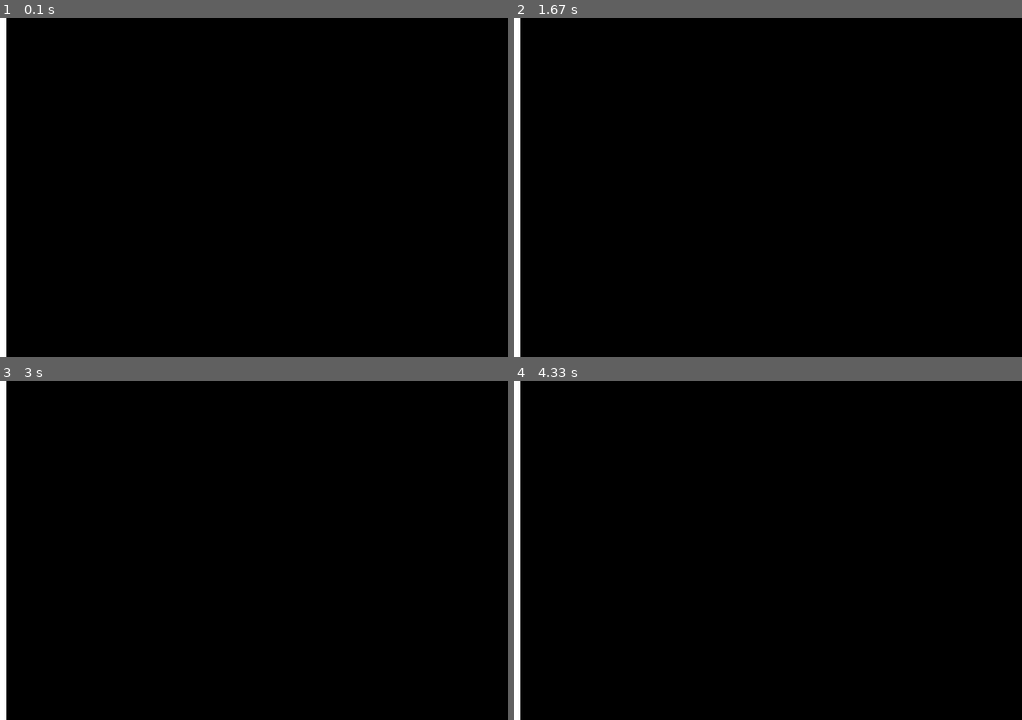
Above: before the commit, frames 1-4 (two rows, left to right).
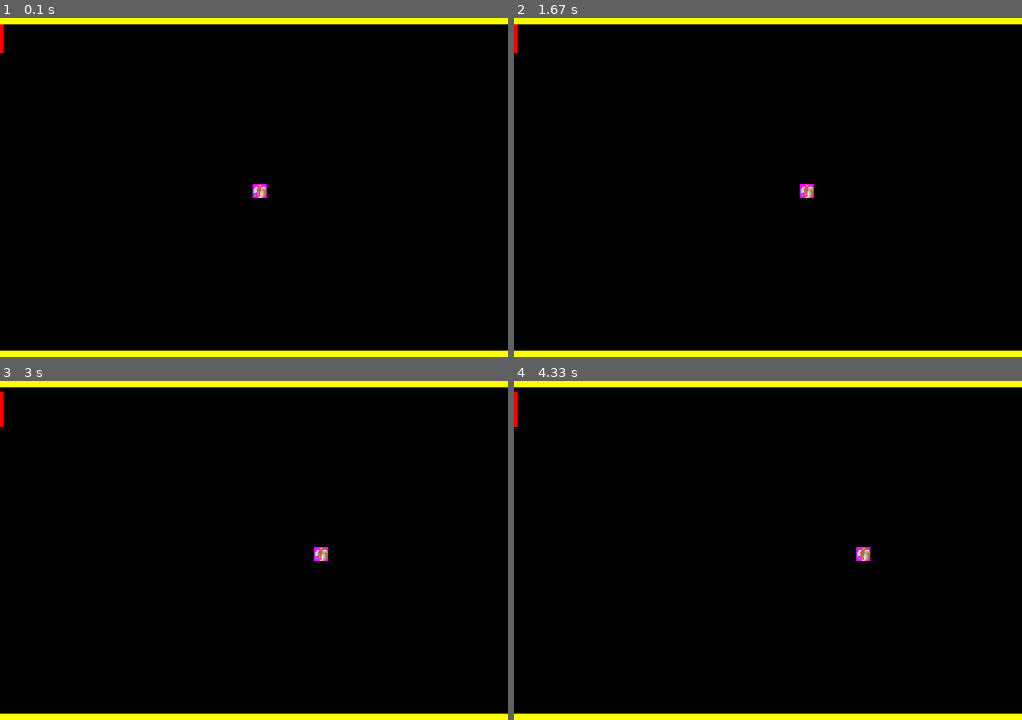
Above: after the commit, the same moments.

Repository: french-dev-tool/pygame_tute
Game: pygame game, started from pong/__main__.py
Two runs of this game, one before a commit and one after it. Both use one fixed random seed, a clock stepped at 60 frames per second and the inputs below.
Inputs:
- Up to frame 1 (0.1 s): no input
- Up to frame 2 (1.67 s): hold W 0.33-0.8 s; hold S 0.83-1.13 s; hold W 1.17-1.53 s; hold S from 1.57 s (still down)
- Up to frame 3 (3 s): release S at 1.93 s; hold W 1.97-2.27 s; hold S 2.3-2.6 s; hold W from 2.63 s (still down)
- Up to frame 4 (4.33 s): release W at 3 s; hold S 3.03-3.4 s; hold W 3.43-3.73 s; hold S 3.77-4.07 s; hold W from 4.1 s (still down)

The runs differ from the first frame. In frame 1, 5.1% of the frame differs, in the area x 0-100%, y 0-100%; in frame 2, 5.1%; in frame 3, 5.1%; in frame 4, 5.1%.

Commit message:
Implementing horizontal movement of the ball

Diff:
--- a/pong/__main__.py
+++ b/pong/__main__.py
@@ -3,49 +3,76 @@
 """
 import math
 import pygame
+import pygame.locals
+# from pygame import locals as pygame_locals
 # pylint: disable=no-name-in-module
 from pygame.constants import QUIT, KEYDOWN
 # pylint: enable=no-name-in-module
 
-from utils.constants import BOARD_HEIGHT, BOARD_WIDTH, BOARD_EDGE_MULTIPLIER
+from utils.constants import BOARD_HEIGHT, BOARD_WIDTH, BOARD_EDGE_MULTIPLIER, FPS
 from paddle.paddle import Paddle
 from board.board import Board
 from ball.ball import Ball
 
 border_width = math.floor(BOARD_EDGE_MULTIPLIER * BOARD_HEIGHT)
+border_color = pygame.Color("yellow")
+player_one_color = pygame.Color("red")
+player_two_color = pygame.Color("blue")
 
 
 def main():
     """Handles all logic associated with playing the game solo or with an opponent
     """
+    print('Initialising...')
     # Setup pygame before creating all of our objects
     # pylint: disable=no-member
     pygame.init()
     # pylint: enable=no-member
+    clock = pygame.time.Clock()
+
     screen = pygame.display.set_mode((BOARD_WIDTH, BOARD_HEIGHT))
-    pygame.draw.rect(screen, pygame.Color("white"),
-                     pygame.Rect((0, 0, border_width, BOARD_HEIGHT)))
+    border_t = pygame.draw.rect(screen, border_color,
+                                pygame.Rect((0, 0, BOARD_WIDTH, border_width)))
+
+    border_b_top_left = BOARD_HEIGHT - border_width
+    border_b = pygame.draw.rect(screen, border_color,
+                                pygame.Rect((0, border_b_top_left,
+                                             BOARD_WIDTH, border_width)))
+
     pygame.display.flip()
 
-    player_one = Paddle()
-    player_two = Paddle()
+    player_one = Paddle(1, player_one_color)
+    player_two = Paddle(2, player_two_color)
     ball = Ball()
-    board = Board(BOARD_HEIGHT, BOARD_WIDTH,
-                  BOARD_WIDTH * BOARD_EDGE_MULTIPLIER, player_one, player_two, ball)
+    board = Board(screen,
+                  BOARD_HEIGHT,
+                  BOARD_WIDTH,
+                  border_t,
+                  border_b,
+                  player_one,
+                  player_two,
+                  ball)
 
     print(player_one, board, ball)
-    # print(board.player_count)
+    board.draw()
 
+    # Main game loop
     while True:
+        ms_elapsed = clock.tick(FPS)
         for event in pygame.event.get():
-            print(event.type)
             if event.type == QUIT:
                 # pylint: disable=no-member
                 pygame.quit()
                 # pylint: enable=no-member
             if event.type == KEYDOWN:
-                print(event.type)
+                key = event.key
+                if key is pygame.locals.K_w:
+                    player_one.move_paddle(0, 15)
+                if key is pygame.locals.K_s:
+                    player_one.move_paddle(1, 15)
+        board.draw()
 
 
 if __name__ == '__main__':
+    pygame.init()
     main()
--- a/pong/ball/ball.py
+++ b/pong/ball/ball.py
@@ -2,7 +2,12 @@
 It is also responsible for updating the score of a paddle
 if it collides with the opposing wall
 """
-from utils.constants import INITIAL_BALL_RAD, INITIAL_BALL_SPEED
+from os import getcwd
+from os.path import join, abspath
+import pygame
+from utils.constants import (
+    INITIAL_BALL_RAD, INITIAL_BALL_SPEED, INITIAL_BALL_POS, BOARD_WIDTH
+)
 
 
 class Ball:
@@ -11,20 +16,34 @@
     """
 
     def __init__(self):
-        """Initialises the ball at x, y [0, 0], speed of [0, 0], and a
+        """Initialises the ball at x, y (0, 0), speed of (0, 0), and a
         radius of INITIAL_BALL_RAD pixels
         """
-        self.coords = [0, 0]
-        self.radius = INITIAL_BALL_RAD
+        self.coords = INITIAL_BALL_POS
+        self.diameter = 2 * INITIAL_BALL_RAD
         self.speed = INITIAL_BALL_SPEED
         self.color = (255, 0, 255)
+        self.image = pygame.transform.scale(pygame.image.load(
+            join(abspath(getcwd()), 'pong', 'images', 'intro_ball.gif')).convert(), (self.diameter, self.diameter))
 
-    def update_position(self):
+    def update(self):
         """Updates the position of the ball.
         """
-        pass
+        old_coords = self.coords
+        # Moving in the left-right direction its within the bounds of the board
+        if old_coords[0] + self.diameter <= BOARD_WIDTH and old_coords[0] >= 0:
+            new_coords = (old_coords[0] + self.speed[0], old_coords[1])
+        else:
+            new_coords = self.coords
+        self.coords = new_coords
 
-    def show(self):
+    def get_image(self):
+        """Returns the ball image
+        """
+        return self.image
+
+    def get_rect(self):
         """Shows the ball's current position.
         """
-        pass
+        ball_rect = pygame.Rect((self.coords), (self.diameter, self.diameter))
+        return ball_rect
--- a/pong/board/board.py
+++ b/pong/board/board.py
@@ -1,15 +1,18 @@
 """Board class of the pong game
 """
+import pygame
 
 
 class Board:
     """Board for the player or players to play on as a surface"""
 
-    def __init__(self, height, width, border_width, player_one, player_two, ball):
+    def __init__(self, screen, height, width, border_t, border_b, player_one, player_two, ball):
         """Initialise the board with height and width specified in utils.constants"""
+        self.screen = screen
         self.height = height
         self.width = width
-        self.border_width = border_width
+        self.border_t = border_t
+        self.border_b = border_b
         self.player_one = player_one
         self.player_two = player_two
         if player_two is None:
@@ -17,14 +20,6 @@
         else:
             self.player_count = 2
         self.ball = ball
-
-    def move_paddle(self, paddle, distance):
-        """Moves the paddle some distance in the vertical axis as long as the paddle is
-        within the bounds of the board
-        """
-        if paddle.coords[1] + distance < 0 or paddle.coords[1] + paddle.height + distance > self.height:
-            return
-        paddle.coords[1] = paddle.coords[1] + distance
 
     def update_score(self, ball_collided_with):
         """Update the score of the paddle that opposes the side of the board
@@ -38,5 +33,24 @@
             # update left paddle
             self.player_one.score = self.player_one.score + 1
 
-            pass
-        pass
+    def draw(self):
+        """Draw the board, with paddles and ball
+        """
+        bg_color = pygame.Color("black")
+
+        self.screen.fill(bg_color)
+
+        player_one_rect = self.player_one.get_rect()
+
+        self.ball.update()
+        ball_rect = self.ball.get_rect()
+
+        pygame.draw.rect(self.screen, self.player_one.color, player_one_rect)
+        pygame.draw.rect(self.screen, pygame.Color("yellow"), self.border_t)
+        pygame.draw.rect(self.screen, pygame.Color("yellow"), self.border_b)
+
+        pygame.draw.rect(self.screen, self.ball.color, ball_rect)
+        # Blit the ball image on the ball rect
+        self.screen.blit(self.ball.get_image(), ball_rect)
+
+        pygame.display.flip()
--- a/pong/paddle/paddle.py
+++ b/pong/paddle/paddle.py
@@ -1,5 +1,7 @@
 """Creates and handles the logic for the Paddle class
 """
+import pygame
+from utils.constants import BOARD_WIDTH
 
 
 class Paddle:
@@ -9,27 +11,32 @@
     then returns the newly created object
     """
 
-    def __init__(self):
+    def __init__(self, player, color):
         """Initialises the paddle at [0,0] with a starting width and height, and keeps
         track of the player's current score
         """
         self.width = 5
         self.height = 50
-        self.coords = [0, 0]
+        if player == 1:
+            self.coords = [0, 0]
+        else:
+            self.coords = [BOARD_WIDTH - self.width, 0]
         self.score = 0
+        self.color = color
 
-    def move_paddle(self, distance):
+    def move_paddle(self, direction, distance):
         """Moves the paddle some distance in the vertical axis as long as the paddle is
         within the bounds of the board
         """
-        self.coords[1] = self.coords[1] + distance
+        # + direction is downward, - direction is upward
+        if direction == 0:
+            self.coords[1] = self.coords[1] + distance
+        else:
+            self.coords[1] = self.coords[1] - distance
 
-    def update_position(self):
-        """Updates the position of the ball.
+    def get_rect(self):
+        """Gets the paddle's current Rect.
         """
-        pass
-
-    def show(self):
-        """Shows the paddle's current position.
-        """
-        pass
+        paddle_rect = pygame.Rect(
+            (self.coords[0], self.coords[1], self.width, self.height))
+        return paddle_rect
--- a/pong/utils/constants.py
+++ b/pong/utils/constants.py
@@ -1,7 +1,13 @@
 """Stores the required constants that are used in initialising the game
 """
+from math import floor
+
+
 BOARD_HEIGHT = 480
 BOARD_WIDTH = 720
 BOARD_EDGE_MULTIPLIER = 0.02  # Give 2% of screen size as edge
-INITIAL_BALL_RAD = 25
-INITIAL_BALL_SPEED = [1, 1]
+INITIAL_BALL_RAD = 10
+INITIAL_BALL_POS = (floor(BOARD_WIDTH / 2) - floor(INITIAL_BALL_RAD / 2),
+                    floor(BOARD_HEIGHT / 2) - floor(INITIAL_BALL_RAD / 2))
+INITIAL_BALL_SPEED = (1, 0)  # Move rightward only
+FPS = 30
Renamed: pong/res/black_square_6.jpg -> pong/images/black_square_6.jpg
Renamed: pong/res/intro_ball.gif -> pong/images/intro_ball.gif
